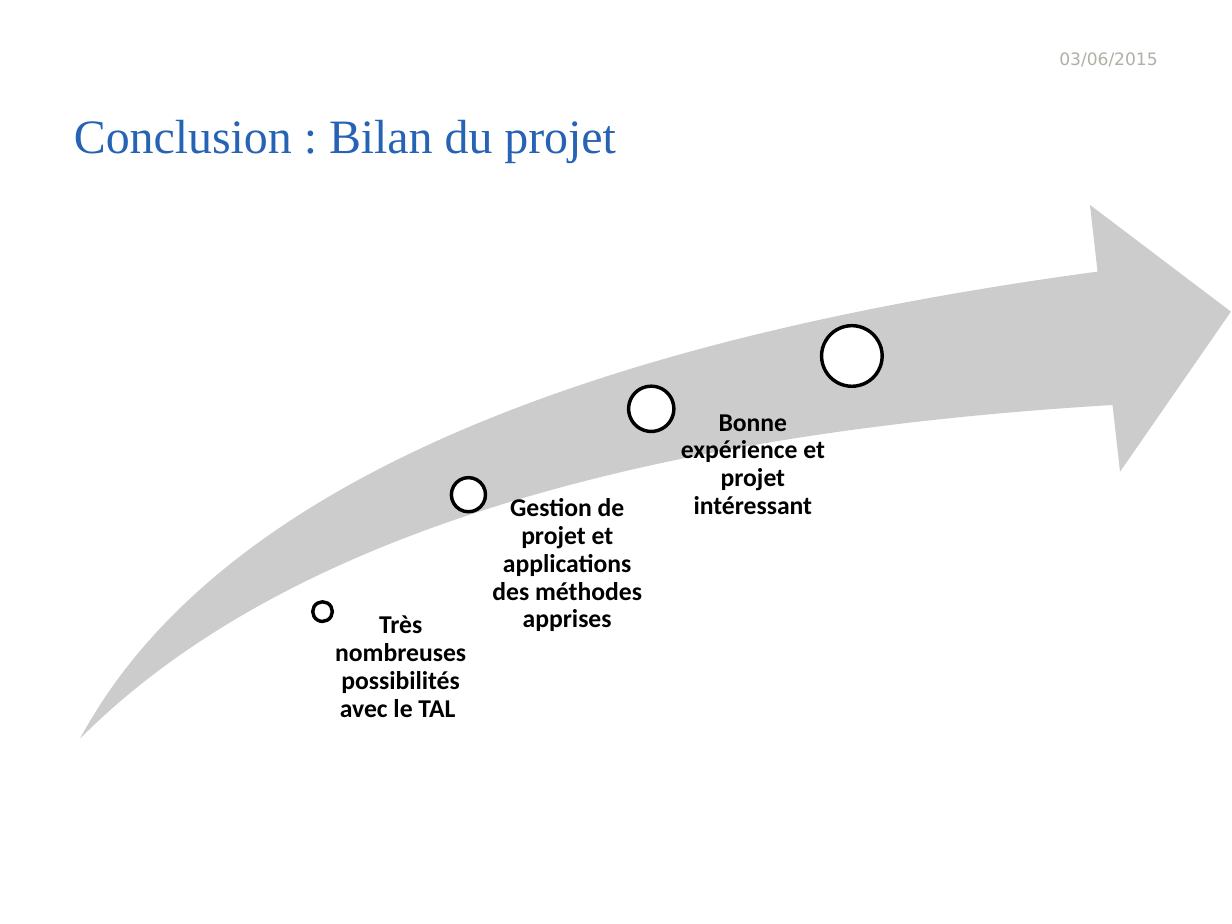
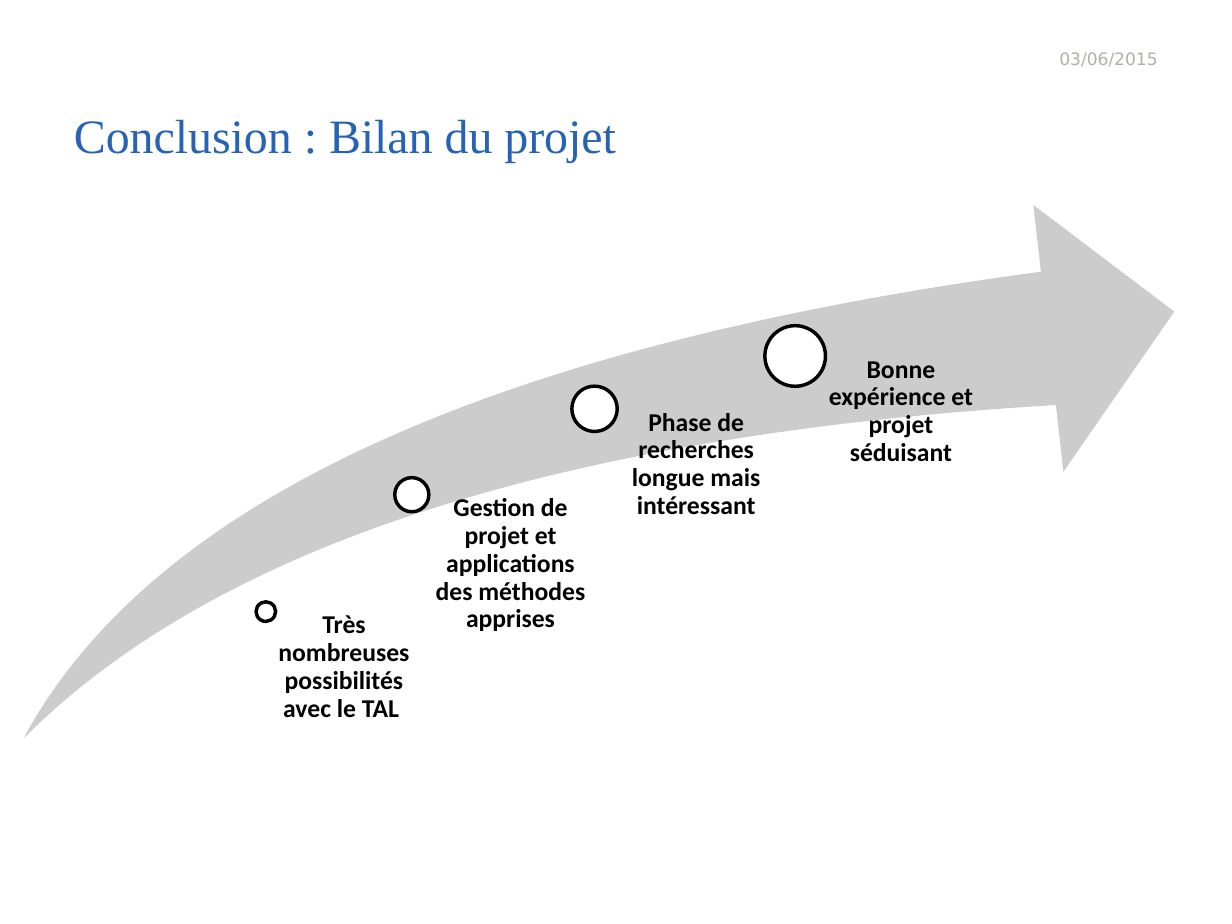
Before and after one commit to wael54/ProjetTER, a slide deck: slide 15 of Presentation_TER.pptx. Drawn at 1232x924 pixels with LibreOffice and Linux fonts; fonts in the diff are those of the drawing; background and template pictures are left out. Boxes give left, top, right and bottom in pixels: in the first picture for what was removed or moved away, otherwise in the second. Text is boxed around its words. In the diff, an @@ line names an element or a change of style, - is before the commit and + after.

Commit message:
big updates directory+pptx

```diff
--- a/Presentation_TER.pptx
+++ b/Presentation_TER.pptx
@@ 4 ellipses, 2 texts, 1 swoosh arrow: place and size @@
-4 ellipses, 2 texts, 1 swoosh arrow at [80,205,1231,738]
+4 ellipses, 2 texts, 1 swoosh arrow at [23,205,1174,738]
@@ text at [829,361,973,462]: text changed @@
-Bonne expérience et projet intéressant
+Bonne expérience et projet séduisant
@@ text added at [632,413,760,515], 15 pt, text #000000, bold @@
+Phase de recherches longue mais intéressant
```
